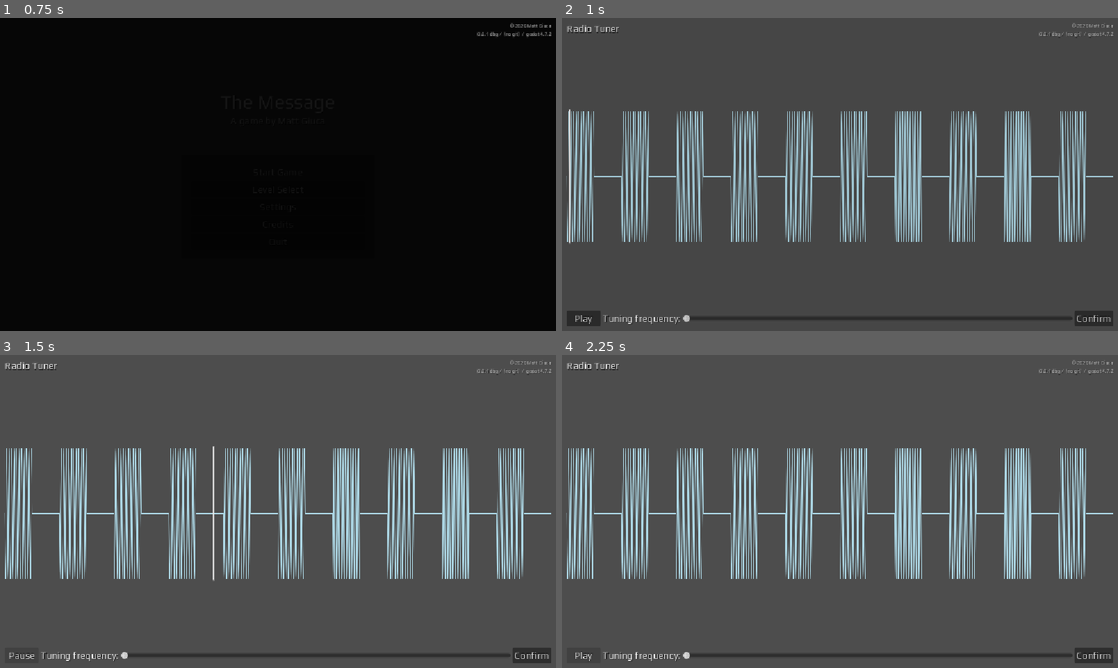
Above: before the commit, frames 1-4 (two rows, left to right).
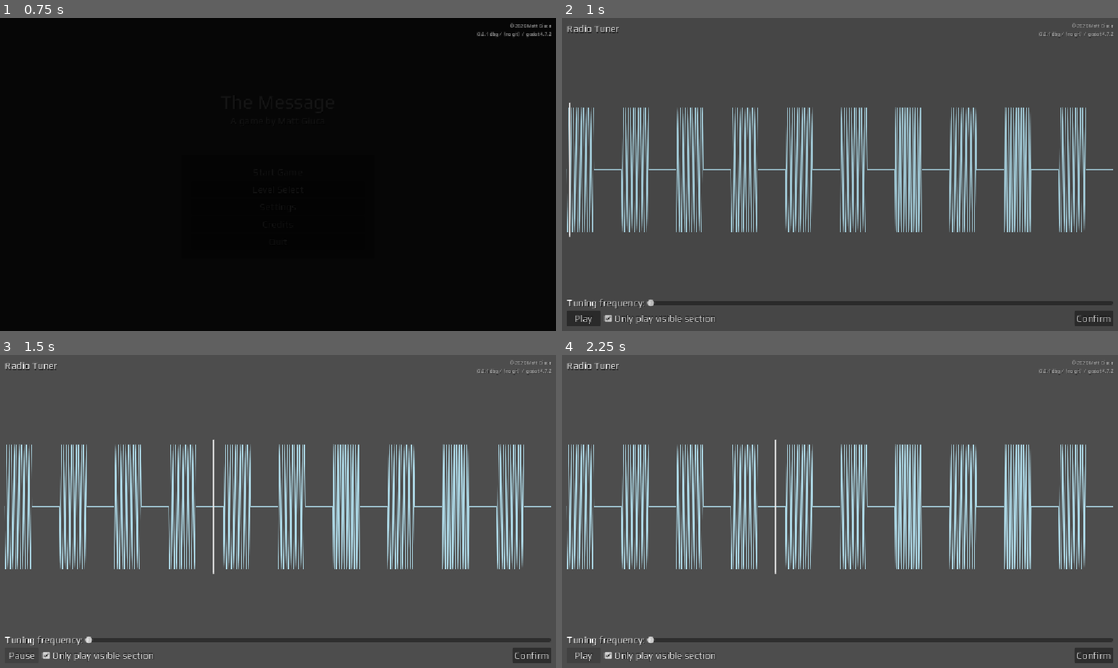
Above: after the commit, the same moments.

Repository: mgiuca/message-game
Game: Godot game, scene res://scenes/main.tscn
Same seed, same stepped clock (60 frames per second), same inputs: the game is played once before the commit and once after it.
Inputs:
- Up to frame 1 (0.75 s): click "Start Game" at 0.5 s
- Up to frame 2 (1 s): no input
- Up to frame 3 (1.5 s): click "Play" at 1.25 s
- Up to frame 4 (2.25 s): click "Pause" at 2 s

Frame 1 is identical in both runs. In frame 2, 5.6% of the frame differs, in the area x 0-100%, y 27-98%; in frame 3, 6.1%; in frame 4, 6.3%.

Commit message:
RadioTuner: Restarted, copying from PulseDetector.
So many similarities, and not enough time to abstract.

Diff:
--- a/scenes/levels/radio_tuner.gd
+++ b/scenes/levels/radio_tuner.gd
@@ -1,27 +1,28 @@
 extends Level
-
-const SIGNAL_FREQUENCY : float = 673
 
 # Percent tolerance for getting the correct answer.
 const VERIFY_TOLERANCE_PCT : float = 1.15
+
+var playing : bool = false:
+  set(value):
+    playing = value
+    update_play_button_text()
 
 var source_image : Image = load('res://data/image.png')
 var signal_audio_stream : AudioStreamWAV
 var audio_stream : AudioStreamWAV
 
-var playing : bool = false:
-  set(value):
-    playing = value
-    update_play_button_text()
 var playhead_time : float:
   set(value):
     playhead_time = value
     if playhead:
       update_playhead()
 
+@onready var btn_play_stop : Button = %BtnPlayStop
+@onready var chk_only_visible : CheckBox = %ChkOnlyVisible
+@onready var waveform : Waveform = %Waveform
 @onready var audio_stream_player : AudioStreamPlayer = $AudioStreamPlayer
-@onready var btn_play_stop : Button = %BtnPlayStop
-@onready var waveform : Waveform = %Waveform
+
 @onready var playhead : VLine = %Waveform/PlayHead
 
 var filter_frequency : float = 50:
@@ -31,18 +32,34 @@
 # Called when the node enters the scene tree for the first time.
 func _ready() -> void:
   super._ready()
+
   signal_audio_stream = PulseGenerator.generate_audio_from_image(source_image)
+  audio_stream_player.stream = audio_stream
+  waveform.audio_stream = audio_stream
+
+  update_playhead()
+
   update_play_button_text()
 
   update_filter_frequency()
 
 func _process(_delta: float) -> void:
   if audio_stream_player.playing and not audio_stream_player.stream_paused:
+    if chk_only_visible.button_pressed:
+      var t := audio_stream_player.get_playback_position()
+      if t < waveform.start_time or t > waveform.end_time:
+        audio_stream_player.seek(waveform.start_time)
+
     # Invalid when not playing.
     playhead_time = audio_stream_player.get_playback_position()
 
 func update_playhead() -> void:
   playhead.position.x = waveform.t_to_x(playhead_time)
+
+func update_filter_frequency() -> void:
+  audio_stream = signal_audio_stream # TODO
+  audio_stream_player.stream = audio_stream
+  waveform.audio_stream = audio_stream
 
 func seek(time: float) -> void:
   if audio_stream_player.playing and not audio_stream_player.stream_paused:
@@ -57,14 +74,6 @@
 func _on_btn_confirm_pressed() -> void:
   # TODO: Check
   LevelManager.switch_to_next_level_or_quit()
-
-func update_filter_frequency() -> void:
-  audio_stream = signal_audio_stream # TODO
-  audio_stream_player.stream = audio_stream
-  waveform.audio_stream = audio_stream
-
-func _on_sld_tune_freq_value_changed(value: float) -> void:
-  filter_frequency = value
 
 func play() -> void:
   audio_stream_player.play(playhead_time)
@@ -81,3 +90,15 @@
     play()
   else:
     stop()
+
+func _on_audio_stream_player_finished() -> void:
+  playing = false
+
+func _on_waveform_start_drag(time: float) -> void:
+  seek(time)
+
+func _on_waveform_continue_drag(time: float) -> void:
+  seek(time)
+
+func _on_sld_tune_freq_value_changed(value: float) -> void:
+  filter_frequency = value
--- a/scenes/levels/radio_tuner.tscn
+++ b/scenes/levels/radio_tuner.tscn
@@ -30,13 +30,13 @@
 custom_minimum_size = Vector2(0, 40)
 layout_mode = 2
 
-[node name="Waveform" type="Control" parent="MarginContainer/VBoxContainer" index="1" unique_id=1370171319]
+[node name="Waveform" type="Control" parent="MarginContainer/VBoxContainer" index="1" unique_id=1987058582]
 unique_name_in_owner = true
 layout_mode = 2
 size_flags_vertical = 3
 script = ExtResource("3_ncdmf")
 
-[node name="PlayHead" type="Control" parent="MarginContainer/VBoxContainer/Waveform" index="0" unique_id=720787139]
+[node name="PlayHead" type="Control" parent="MarginContainer/VBoxContainer/Waveform" index="0" unique_id=1784792375]
 layout_mode = 1
 anchors_preset = 4
 anchor_top = 0.5
@@ -49,22 +49,14 @@
 script = ExtResource("4_wvbfs")
 color = Color(0.92099476, 0.9209946, 0.9209946, 1)
 
-[node name="HBoxContainer" type="HBoxContainer" parent="MarginContainer/VBoxContainer" index="2" unique_id=875890818]
+[node name="HbxTuning" type="HBoxContainer" parent="MarginContainer/VBoxContainer" index="2" unique_id=1566157631]
 layout_mode = 2
 
-[node name="BtnPlayStop" type="Button" parent="MarginContainer/VBoxContainer/HBoxContainer" index="0" unique_id=34689256]
-unique_name_in_owner = true
-custom_minimum_size = Vector2(70, 0)
-layout_mode = 2
-size_flags_horizontal = 0
-shortcut = SubResource("Shortcut_wvbfs")
-text = "Play"
-
-[node name="Label" type="Label" parent="MarginContainer/VBoxContainer/HBoxContainer" index="1" unique_id=332318623]
+[node name="Label" type="Label" parent="MarginContainer/VBoxContainer/HbxTuning" index="0" unique_id=261726534]
 layout_mode = 2
 text = "Tuning frequency:"
 
-[node name="SldTuneFreq" type="HSlider" parent="MarginContainer/VBoxContainer/HBoxContainer" index="2" unique_id=1303130098]
+[node name="SldTuneFreq" type="HSlider" parent="MarginContainer/VBoxContainer/HbxTuning" index="1" unique_id=33480148]
 layout_mode = 2
 size_flags_horizontal = 3
 size_flags_vertical = 4
@@ -72,13 +64,35 @@
 max_value = 1000.0
 value = 50.0
 
-[node name="BtnConfirm" type="Button" parent="MarginContainer/VBoxContainer/HBoxContainer" index="3" unique_id=1438555725]
+[node name="HBoxContainer" type="HBoxContainer" parent="MarginContainer/VBoxContainer" index="3" unique_id=1861525169]
 layout_mode = 2
-size_flags_horizontal = 8
+
+[node name="BtnPlayStop" type="Button" parent="MarginContainer/VBoxContainer/HBoxContainer" index="0" unique_id=1983341254]
+unique_name_in_owner = true
+custom_minimum_size = Vector2(70, 0)
+layout_mode = 2
+size_flags_horizontal = 0
+shortcut = SubResource("Shortcut_12t0g")
+text = "Play"
+
+[node name="ChkOnlyVisible" type="CheckBox" parent="MarginContainer/VBoxContainer/HBoxContainer" index="1" unique_id=1475889869]
+unique_name_in_owner = true
+layout_mode = 2
+tooltip_text = "Loops over just the visible part of the waveform, rather than playing the whole thing."
+button_pressed = true
+text = "Only play visible section"
+
+[node name="BtnConfirm" type="Button" parent="MarginContainer/VBoxContainer/HBoxContainer" index="2" unique_id=71189766]
+layout_mode = 2
+size_flags_horizontal = 10
 text = "Confirm"
 
-[node name="AudioStreamPlayer" type="AudioStreamPlayer" parent="." index="2" unique_id=159637340]
+[node name="AudioStreamPlayer" type="AudioStreamPlayer" parent="." index="2" unique_id=189053425]
 
+[connection signal="continue_drag" from="MarginContainer/VBoxContainer/Waveform" to="." method="_on_waveform_continue_drag"]
+[connection signal="start_drag" from="MarginContainer/VBoxContainer/Waveform" to="." method="_on_waveform_start_drag"]
+[connection signal="zoom_changed" from="MarginContainer/VBoxContainer/Waveform" to="." method="_on_waveform_zoom_changed"]
+[connection signal="value_changed" from="MarginContainer/VBoxContainer/HbxTuning/SldTuneFreq" to="." method="_on_sld_tune_freq_value_changed"]
 [connection signal="pressed" from="MarginContainer/VBoxContainer/HBoxContainer/BtnPlayStop" to="." method="_on_btn_play_stop_pressed"]
-[connection signal="value_changed" from="MarginContainer/VBoxContainer/HBoxContainer/SldTuneFreq" to="." method="_on_sld_tune_freq_value_changed"]
 [connection signal="pressed" from="MarginContainer/VBoxContainer/HBoxContainer/BtnConfirm" to="." method="_on_btn_confirm_pressed"]
+[connection signal="finished" from="AudioStreamPlayer" to="." method="_on_audio_stream_player_finished"]
Not shown: 1 places in scenes/levels/radio_tuner.tscn that only renumber resources
